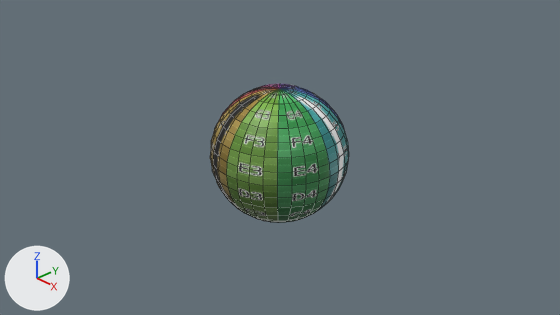
Before and after pictures for a commit that changed the Blender file resources/models/planet.blend.
The view is the same before and after, from the file's camera 'Camera'. Arrows for +X, +Y and +Z are at lower left; the lights stay in place. Mesh edges are drawn as thin lines.

Before the edit, the objects in view are built like this:
```python
mat_material_001 = principled_material('Material.001')
mat_material_001.texture = img_surface
me_sphere = bpy.data.meshes.new('Sphere')
me_sphere.from_pydata(...)  # a UV sphere (32 segments, 16 rings, poles along z) spanning x -1.0..1.0, y -1.0..1.0, z -1.0..1.0
me_sphere.polygons.foreach_set('use_smooth', [True] * 512)
me_sphere.materials.append(mat_material_001)  # picture img_surface
ob_sphere = bpy.data.objects.new('Sphere', me_sphere)
ob_sphere.location = (0.0, 0.0, 0.0)
```
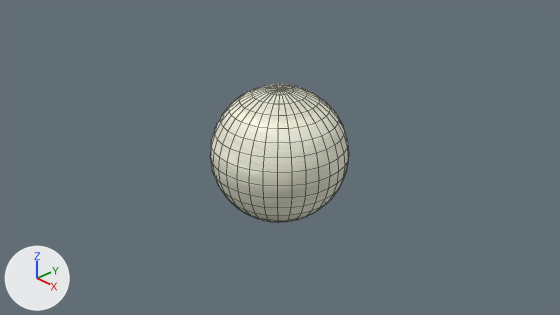
The change in detail:
Picture 'Sun.png' (img_sun_png) is new.
Material 'Material.001' (mat_material_001) changes its picture from img_surface to img_sun_png.

Changed parts and their boxes (x1, y1, x2, y2) in the pictures (560 x 315 px):
'Sphere', surface changed (green to white)
    both: (210, 84, 349, 223)
